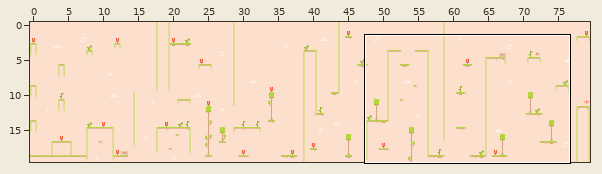
Level history. Tiled map (JSON): assets/main_level.tmj. The picture above shows the old version from afar; the outline marks the close-up.
Close-up. Old version:
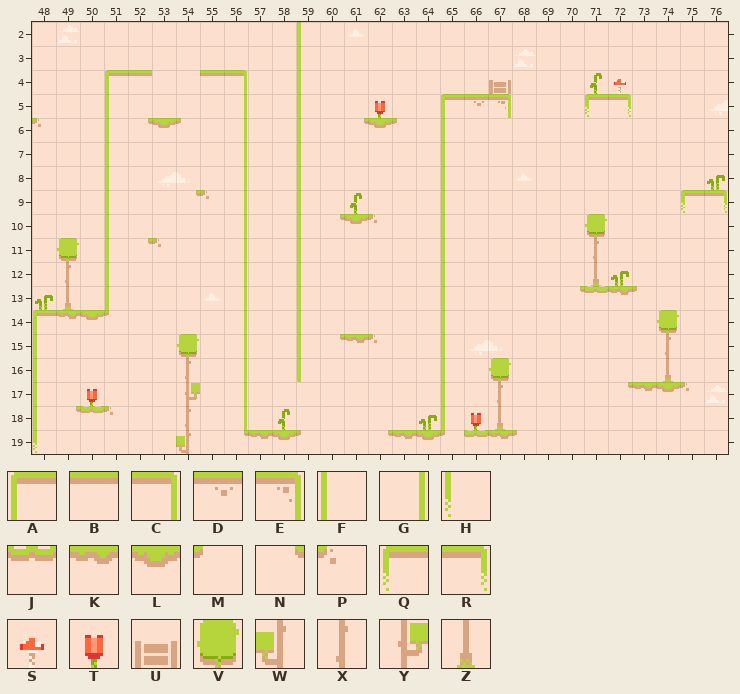
Cells are 16x16 px. Shown: x 48..76, y 2..19. The commit also changed other parts of the map, which this record leaves out.
Key: from "kenny_pixel_tilemap_packed": A 3, B 4, C 5, D 7, E 8, F 13, G 15, H 16, J 20, K 21, L 22, M 23, N 24, P 25, Q 27, R 28, S 31, T 33, U 36, V 38, W 47, X 48, Y 49, Z 58.
_ is an empty cell.
Objects are placed by their top-left corner, in cells (3,4 is the top-left corner of cell 3,4); size is 1x1 cell unless given.
Layers that did not change in this view are not listed.
Layer "Ground-n-Platforms" before, first column x 48:
 2 ___________F_________________
 3 ___________F_________________
 4 ___AB__BC__F_______U_________
 5 ___F____G__F_____ADE___QR____
 6 P__FNLM_G__F_NLM_F___________
 7 ___F____G__F_____F___________
 8 ___F____G__F_____F___________
 9 ___F__NPG__F_____F_________QR
10 ___F____G__FNLP__F_____V_____
11 _V_FNP__G__F_____F_____X_____
12 _X_F____G__F_____F_____Z_____
13 _Z_F____G__F_____F____NJKM___
14 AKLM____G__F_____F________V__
15 F_____V_G__FNKP__F________X__
16 F_____X_G__F_____F_V______Z__
17 F_____Y_G________F_X____NKLP_
18 FNJP__X_G________F_Z_________
19 H_____W_NKLM__NKLMJKM________
Objects on layer "Objects" before:
S "spawnpoint" at 72,4
T "flower" at 62,5
T "flower" at 50,17
T "flower" at 50,17
T "flower" at 66,18
The result:
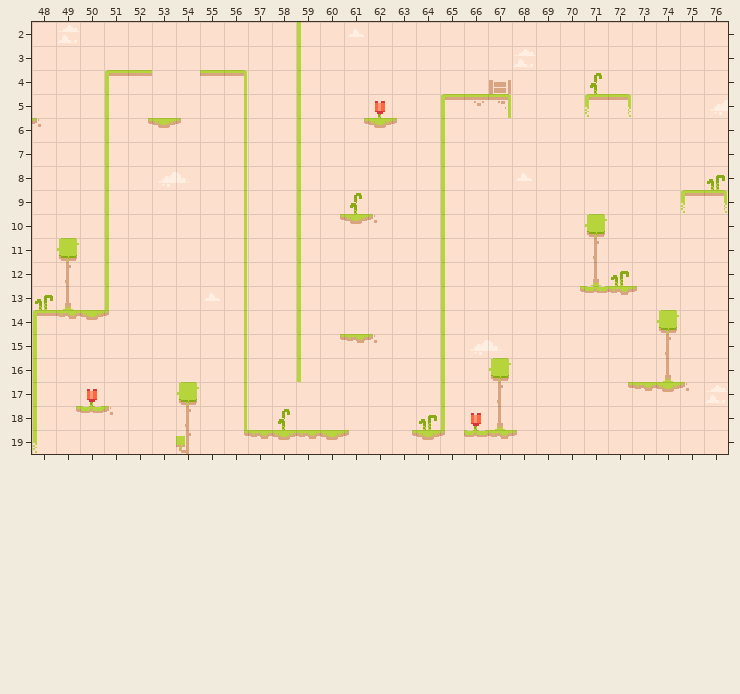
The exact change:
Changed rows in their new state; . is an unchanged cell.
Layer "Ground-n-Platforms":
first column x 52:
 9 ..__
11 __..
first column x 54:
15 _.........
16 _.........
17 V.........
19 .....KLM_N
Layer "Objects":
changed: S "spawnpoint" at 72,4 -> outside this view
Where, in picture pixels (left, top, right, bottom), the same in both close-ups:
old place: (614, 79, 626, 94)
removed: (196, 190, 209, 199)
removed: (148, 238, 161, 247)
changed: (177, 334, 200, 406)
changed: (299, 430, 413, 440)
